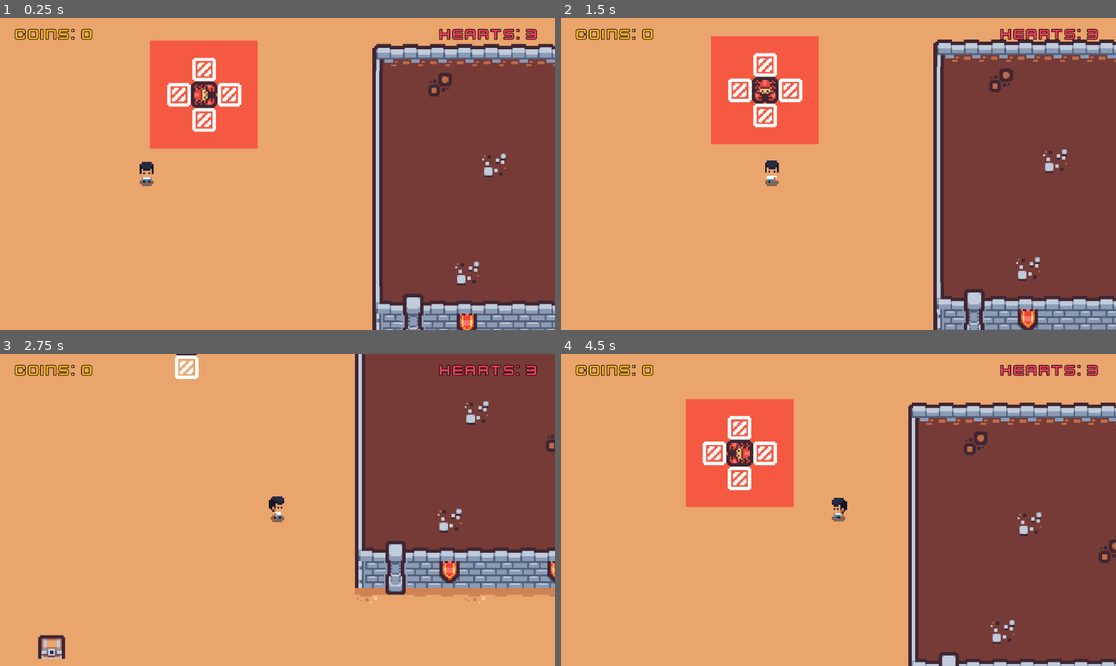
Above: before the commit, frames 1-4 (two rows, left to right).
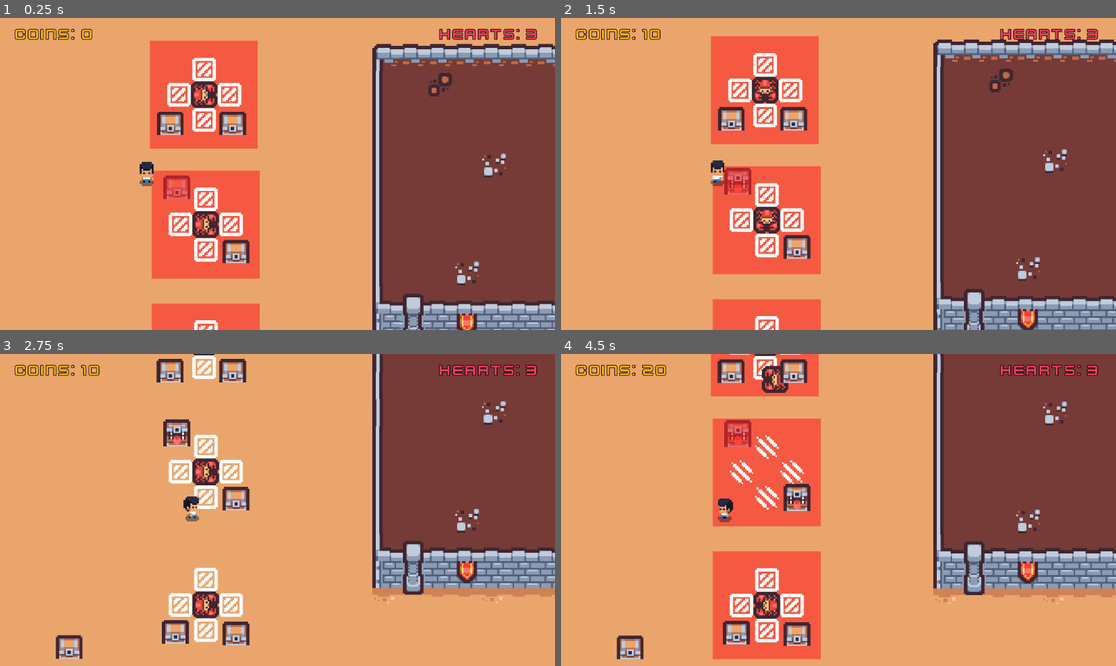
Above: after the commit, the same moments.

Repository: ki8yk8/game-dev-resolution
Game: Godot game, scene res://scenes/game_play.tscn
Same seed, same stepped clock (60 frames per second), same inputs: the game is played once before the commit and once after it.
Inputs (mouse positions are in pixels of both pictures, inside the frame that each line leads up to):
- Up to frame 1 (0.25 s): no input
- Up to frame 2 (1.5 s): tap Enter at 0.5 s; move the mouse to (960, 158) at 0.52 s; hold D (right) 0.53-1.28 s; tap Space (action) at 0.6 s; click (960, 158) at 0.67 s; move the mouse to (727, 189) at 1.27 s; hold Down (down) from 1.28 s (still down); tap Alt at 1.35 s
- Up to frame 3 (2.75 s): move the mouse to (333, 441) at 2.02 s; release Down (down) at 2.03 s; hold D (right) from 2.03 s (still down); tap Shift at 2.1 s
- Up to frame 4 (4.5 s): move the mouse to (810, 572) at 2.77 s; release D (right) at 2.78 s; hold Up (up) 2.78-3.53 s; tap Space (action) at 2.85 s; click (810, 572) at 2.92 s; move the mouse to (1005, 556) at 3.52 s; hold A (left) from 3.53 s (still down); tap Alt at 3.6 s; move the mouse to (672, 463) at 4.27 s; tap Shift at 4.35 s

The runs differ from the first frame. In frame 1, 9.1% of the frame differs, in the area x 27-47%, y 30-100%; in frame 2, 9.5%; in frame 3, 13%; in frame 4, 41%, in the area x 10-100%, y 0-100%.

Commit message:
adds multiple scorpion in the game"

Diff:
--- a/scenes/game_play.tscn
+++ b/scenes/game_play.tscn
@@ -674,6 +674,9 @@
 [node name="Treasure22" parent="Treasures" unique_id=965325522 instance=ExtResource("4_hm83i")]
 position = Vector2(646, 343)
 
+[node name="Treasure23" parent="Treasures" unique_id=1650894523 instance=ExtResource("4_hm83i")]
+position = Vector2(-132, 404)
+
 [node name="PathFollowers" type="Node2D" parent="." unique_id=268137617]
 
 [node name="GhostPath" type="Path2D" parent="PathFollowers" unique_id=138881730]
@@ -1422,5 +1425,28 @@
 [node name="SurviveAttack" parent="." unique_id=603188585 instance=ExtResource("24_rygmw")]
 position = Vector2(1212, 47)
 
-[node name="ScorpionTrap" parent="." unique_id=1253077298 instance=ExtResource("25_jcoka")]
+[node name="ScorpionTraps" type="Node2D" parent="." unique_id=2044118459]
+
+[node name="ScorpionTrap" parent="ScorpionTraps" unique_id=1253077298 instance=ExtResource("25_jcoka")]
 position = Vector2(-116, 350)
+
+[node name="ScorpionTrap2" parent="ScorpionTraps" unique_id=1962656000 instance=ExtResource("25_jcoka")]
+position = Vector2(-115, 427)
+
+[node name="ScorpionTrap3" parent="ScorpionTraps" unique_id=1357774751 instance=ExtResource("25_jcoka")]
+position = Vector2(-115, 506)
+
+[node name="Treasure" parent="ScorpionTraps" unique_id=406136994 instance=ExtResource("4_hm83i")]
+position = Vector2(-97, 442)
+
+[node name="Treasure2" parent="ScorpionTraps" unique_id=908983174 instance=ExtResource("4_hm83i")]
+position = Vector2(-136, 366)
+
+[node name="Treasure3" parent="ScorpionTraps" unique_id=164568785 instance=ExtResource("4_hm83i")]
+position = Vector2(-99, 366)
+
+[node name="Treasure4" parent="ScorpionTraps" unique_id=1177555764 instance=ExtResource("4_hm83i")]
+position = Vector2(-133, 521)
+
+[node name="Treasure5" parent="ScorpionTraps" unique_id=982351544 instance=ExtResource("4_hm83i")]
+position = Vector2(-97, 522)
